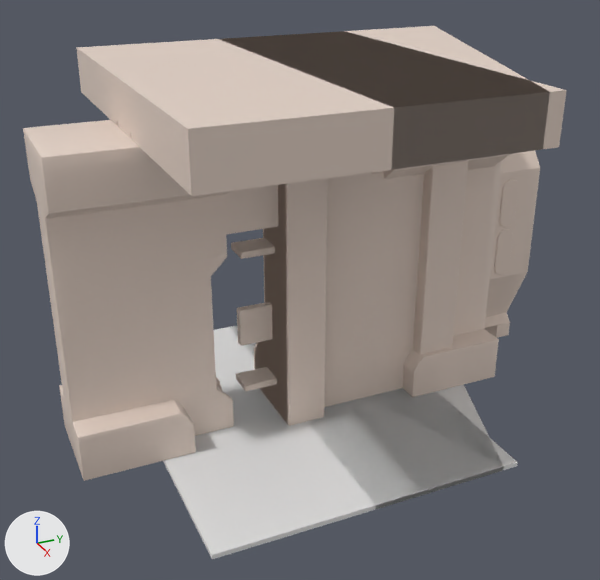
An edit to the FBX model Stowaway/Content/Assets/Ship.fbx, drawn before and after from the same camera.
Rendered twice from a 50 mm lens placed at (9.16, -3.98, 6.25), pointed at (-1.32, 0.74, 1.01). Lighting does not change. The marker at lower left points along +X, +Y and +Z. Where no turn or scale is listed for an object, it has been applied to the vertices. Vertices at the same position are counted once.

Before the edit, the objects in view are built like this:
```python
me_plane_011 = bpy.data.meshes.new('Plane.011')
me_plane_011.from_pydata(...)  # 200 vertices, 198 faces; spans x -2.48..2.48, y -2.0..2.0, z 3.94..4.59
# faces by material slot: [156, 2, 24, 16]
me_plane_011.materials.append(mat_m_ceiling)  # white #e7d5c9
me_plane_011.materials.append(mat_m_ceilinglight)  # white #e7e7e7
me_plane_011.materials.append(mat_m_ceilinglightborder)  # white #e7e7e7
me_plane_011.materials.append(mat_m_ceilinginset)  # white #e7e7e7
me_plane_048 = bpy.data.meshes.new('Plane.048')
me_plane_048.from_pydata(...)  # 2690 vertices, 2738 faces; spans x -0.96..0.62, y 0.0..4.0, z 0.0..4.24
# faces by material slot: [2672, 66]
me_plane_048.materials.append(mat_m_wall)  # white #e7d5c9
me_plane_048.materials.append(mat_m_grate)  # white #e7d5c9
me_plane_057 = bpy.data.meshes.new('Plane.057')
me_plane_057.from_pydata(...)  # 791 vertices, 794 faces; spans x -6.54..0.58, y -0.28..2.25, z -0.07..3.99
me_plane_057.materials.append(mat_m_connector)  # white #e7d5c9
ob_ceiling = bpy.data.objects.new('Ceiling', me_plane_011)
ob_ceiling.location = (0.0, 0.0, 0.0)
ob_connector_extend = bpy.data.objects.new('Connector_Extend', me_plane_057)
ob_connector_extend.location = (0.0, 0.0, 0.0)
ob_wall = bpy.data.objects.new('Wall', me_plane_048)
ob_wall.location = (0.0, 0.0, 0.0)
# also in view: 'Connector' at (-3.02, -0.01, 1.97); 'Wall_Holders' at (-0.22, 2.0, 2.01); 'Ceiling_Extend' at (0.0, 1.79, 4.29); 'Ground_Extend' at (0.0, 1.79, -0.03); 'Ground' at (0.0, 0.0, -0.03)
```
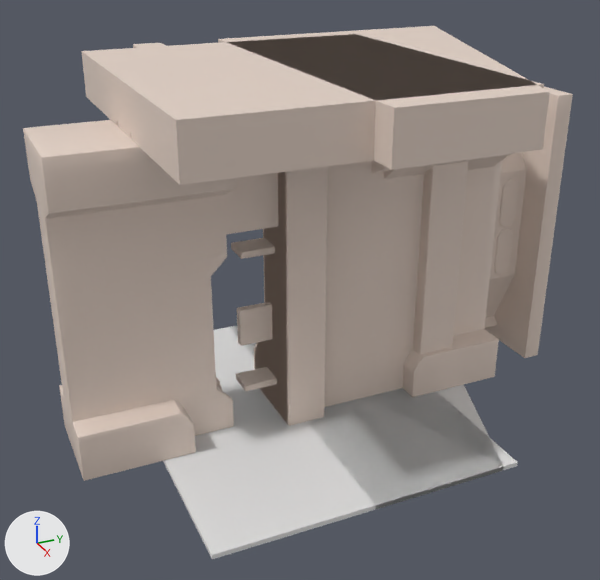
Where the change shows, as pixel boxes [x1, y1, x2, y2] in the pictures (600 x 580 px; the box of a moved part takes in the faces that stretch with it):
'Ceiling', reshaped (8% shorter): before [76, 31, 567, 196]; after [81, 34, 544, 185]
'Wall', reshaped: before [384, 150, 540, 338]; after [384, 87, 573, 358]
part 1 of me_plane_048, moved or reshaped: before [484, 150, 540, 338]; after [484, 87, 573, 358]
part 2 of me_plane_011, moved or reshaped: before [161, 77, 567, 196]; after [161, 77, 544, 185]
part 3 of me_plane_011, moved or reshaped: before [76, 31, 367, 104]; after [81, 34, 368, 104]

The edits, one by one:
me_plane_011 has 200 vertices, 198 faces and spans x -2.48..2.48, y -2.0..2.0, z 3.94..4.59.
me_plane_011 is used by ob_ceiling; location (0.0, 0.0, 0.0).
me_plane_011 part 2: all 12 vertices in x 2.48, y -2.0..2.0, z 4.0..4.59 are moved by (-0.35, 0.0, 0.0).
me_plane_011 part 3: all 12 vertices in x -2.48, y -2.0..2.0, z 4.0..4.59 are moved by (0.35, 0.0, 0.0).
me_plane_048 is used by ob_wall; location (0.0, 0.0, 0.0).
me_plane_048 had 2690 vertices, 2738 faces and spanned x -0.96..0.62, y 0.0..4.0, z 0.0..4.24.
me_plane_048 now has 2962 vertices, 3010 faces and spans x -0.96..0.62, y 0.0..4.0, z 0.0..4.24.
me_plane_048 part 1: 38 vertices moved from x -0.78..-0.08, y 3.75..4.0, z 0.0..4.0 to x -0.78..0.38, y 3.75..4.0, z 0.0..4.0; 69 vertices removed from x -0.78..-0.08, y 3.75..4.0, z 0.0..4.0; 173 vertices added at x -0.78..0.38, y 3.75..4.0, z 0.0..4.0.
